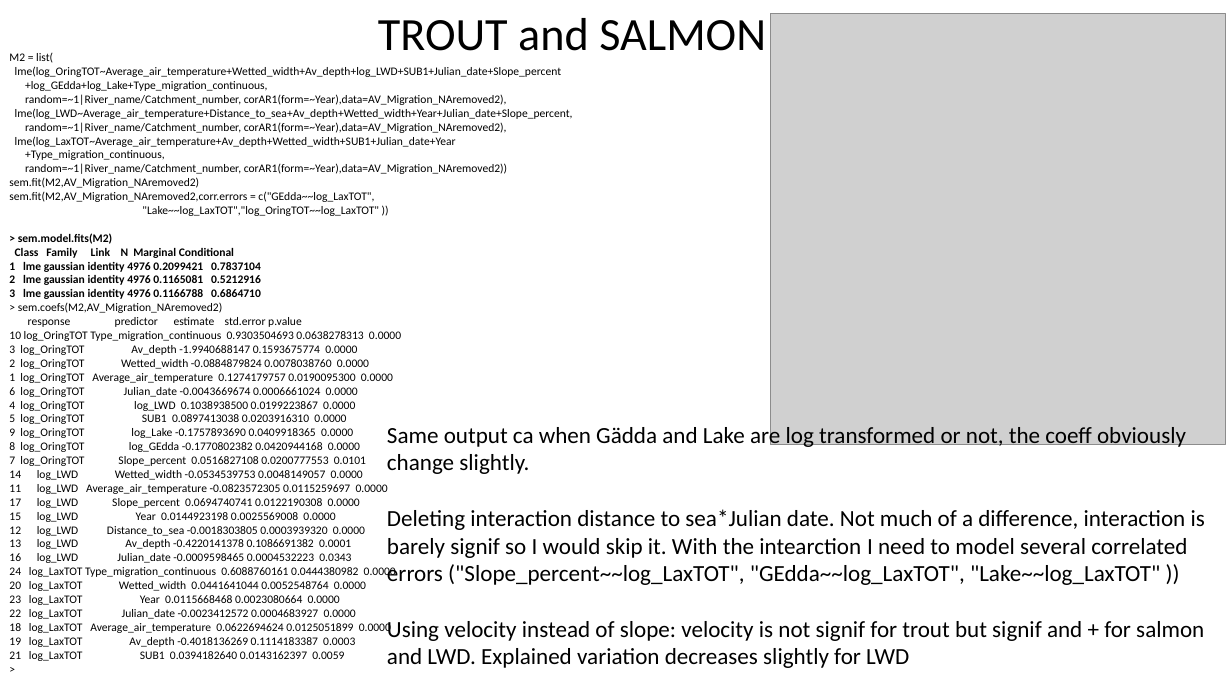
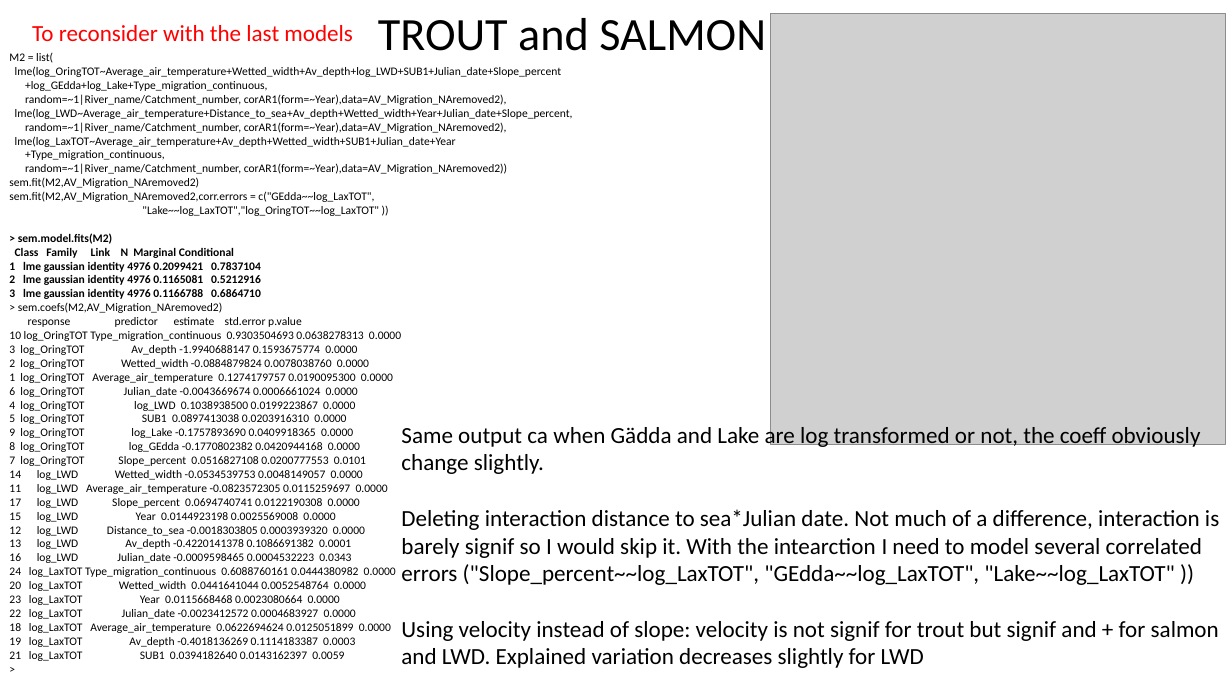
Before and after one commit to SerenaDonadi/Dod-ved, a slide deck: slide 31 of Electrofish data/LWD_analyses.pptx (slide 26 before the commit). Drawn at 1232x693 pixels with LibreOffice and Linux fonts; fonts in the diff are those of the drawing; grey boxes stand for pictures. Boxes give left, top, right and bottom in pixels: in the first picture for what was removed or moved away, otherwise in the second. Text is boxed around its words. In the diff, an @@ line names an element or a change of style, - is before the commit and + after.

```diff
--- a/Electrofish data/LWD_analyses.pptx
+++ b/Electrofish data/LWD_analyses.pptx
@@ text added at (32,25,353,41), 18 pt, text #FF0000 @@
+To reconsider with the last models
@@ text "Same output ca when Gädda ...": place and size @@
-text "Same output ca when Gädda ..." at (387,423,1205,668)
+text "Same output ca when Gädda ..." at (401,423,1219,668)
```
Also in this commit, not shown: 7 other slides changed, 4 slides added, 1 other file.
